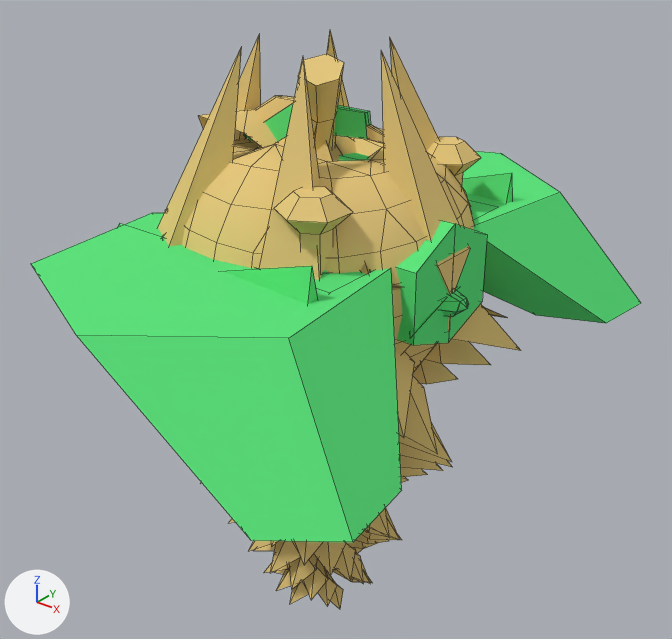
What one commit did to the Blender file Blends/heXon.blend.
The view is the same before and after, from a 50 mm camera at (3.57, -4.29, 2.23) aimed at (0.1, 0.05, -0.46). The lights are fixed; the arrows at lower left show +X, +Y and +Z. Mesh edges are drawn as thin lines. The same objects are shown in both versions, whatever each file hides.

In view in the first picture: 'Apple', 'Boomer', 'Controller', 'KlåMk10', 'RazorBottom', 'RazorHalf', 'RazorHalf_MOD', 'SpireBottom', 'SpireTop'.
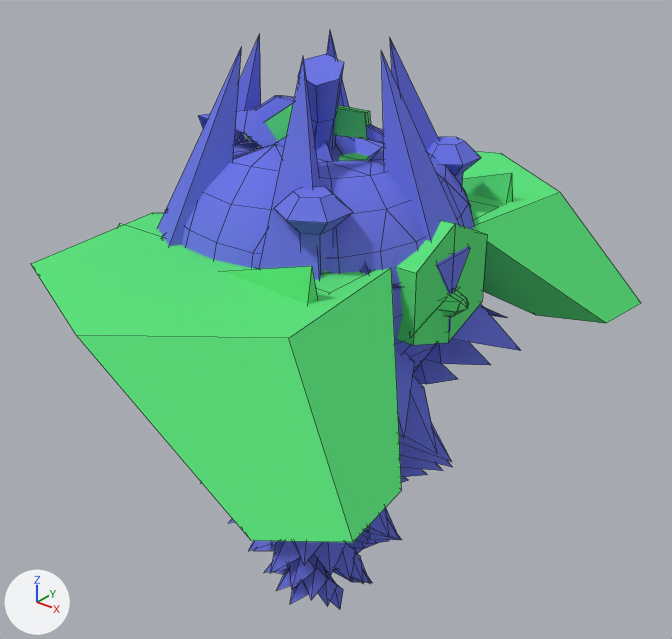
Where the change shows, as pixel boxes (x1, y1, x2, y2) in the pictures (672 x 639 px):
'Controller', recoloured (yellow to blue)
    both: (155, 137, 483, 542)
'Apple', recoloured (yellow to blue)
    both: (182, 54, 474, 372)
'SpireTop', recoloured (yellow to blue)
    both: (158, 31, 471, 294)
'SpireBottom', recoloured (yellow to blue)
    both: (229, 303, 521, 609)
'Boomer', recoloured
    both: (163, 153, 481, 345)
'KlåMk10', recoloured
    both: (244, 96, 504, 317)
'RazorHalf_MOD', recoloured (yellow to blue)
    both: (316, 135, 402, 290)
'RazorHalf', recoloured (yellow to blue)
    both: (275, 137, 402, 290)
'BackgroundTile', recoloured
    both: (162, 236, 454, 332)

What changed in the scene script:
```text
Change mat_ship_secondary:
    mat_ship_secondary.base_color: (0.8, 0.589, 0.215) -> (0.16, 0.189, 0.8)  # yellow #e7ca80 -> blue #6f78e7
```
